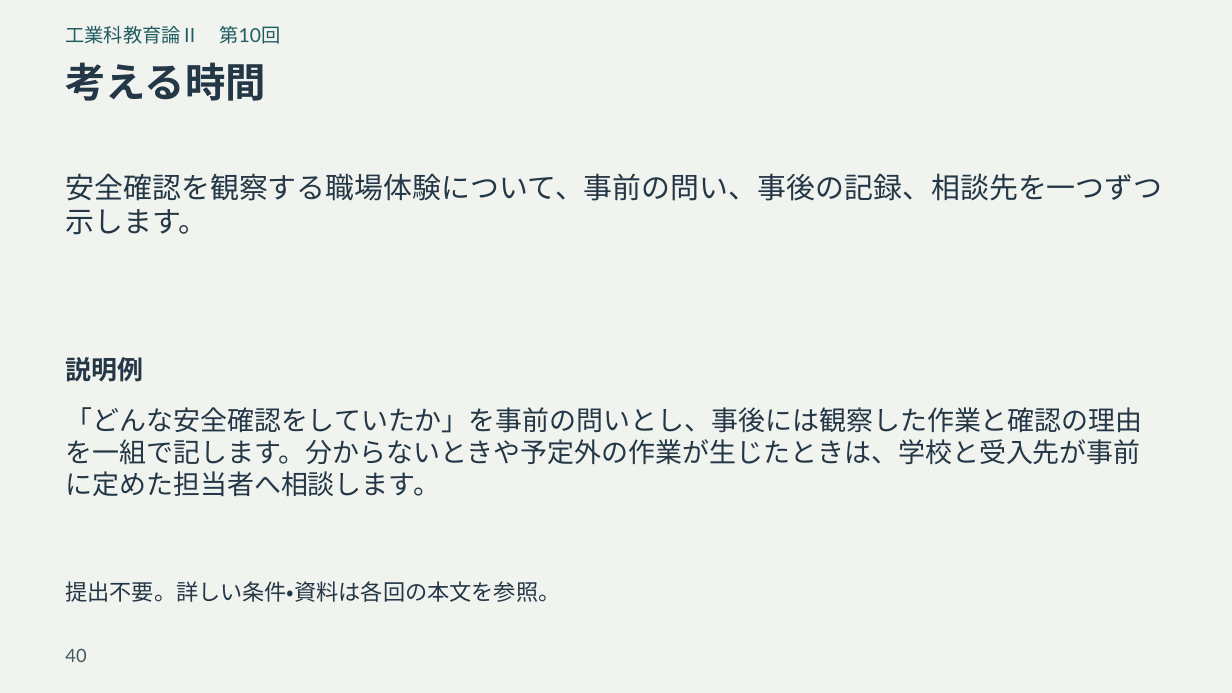
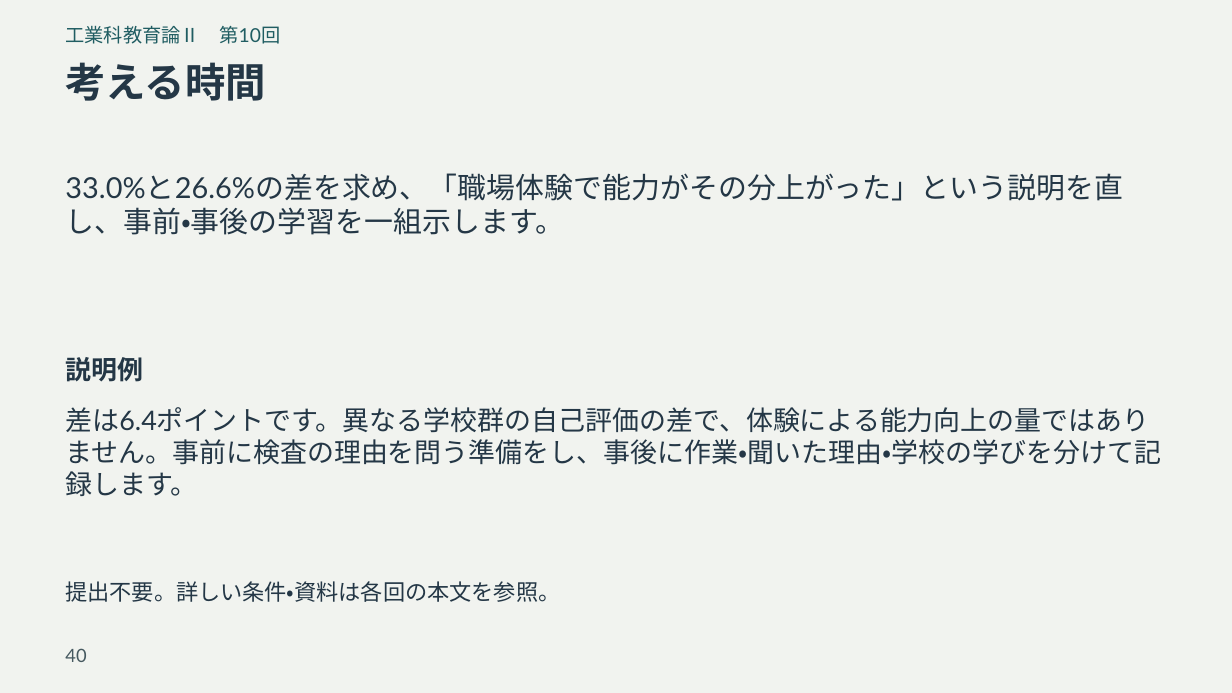
Before and after one commit to zooc-14calbp/industrial-education-ii, a slide deck: slide 40 of reorganized/20261105/expanded/slides.pptx. Drawn at 1232x693 pixels with LibreOffice and Linux fonts; fonts in the diff are those of the drawing. Boxes give left, top, right and bottom in pixels: in the first picture for what was removed or moved away, otherwise in the second. Text is boxed around its words. In the diff, an @@ line names an element or a change of style, - is before the commit and + after.

```diff
--- a/reorganized/20261105/expanded/slides.pptx
+++ b/reorganized/20261105/expanded/slides.pptx
@@ text at (65, 173, 1123, 235): text changed @@
-安全確認を観察する職場体験について、事前の問い、事後の記録、相談先を一つずつ示します。
+33.0%と26.6%の差を求め、「職場体験で能力がその分上がった」という説明を直し、事前・事後の学習を一組示します。
@@ text at (65, 407, 1161, 496): text changed @@
-「どんな安全確認をしていたか」を事前の問いとし、事後には観察した作業と確認の理由を一組で記します。分からないときや予定外の作業が生じたときは、学校と受入先が事前に定めた担当者へ相談します。
+差は6.4ポイントです。異なる学校群の自己評価の差で、体験による能力向上の量ではありません。事前に検査の理由を問う準備をし、事後に作業・聞いた理由・学校の学びを分けて記録します。
```
Also in this commit, not shown: 3 other slides changed, 11 other files.
